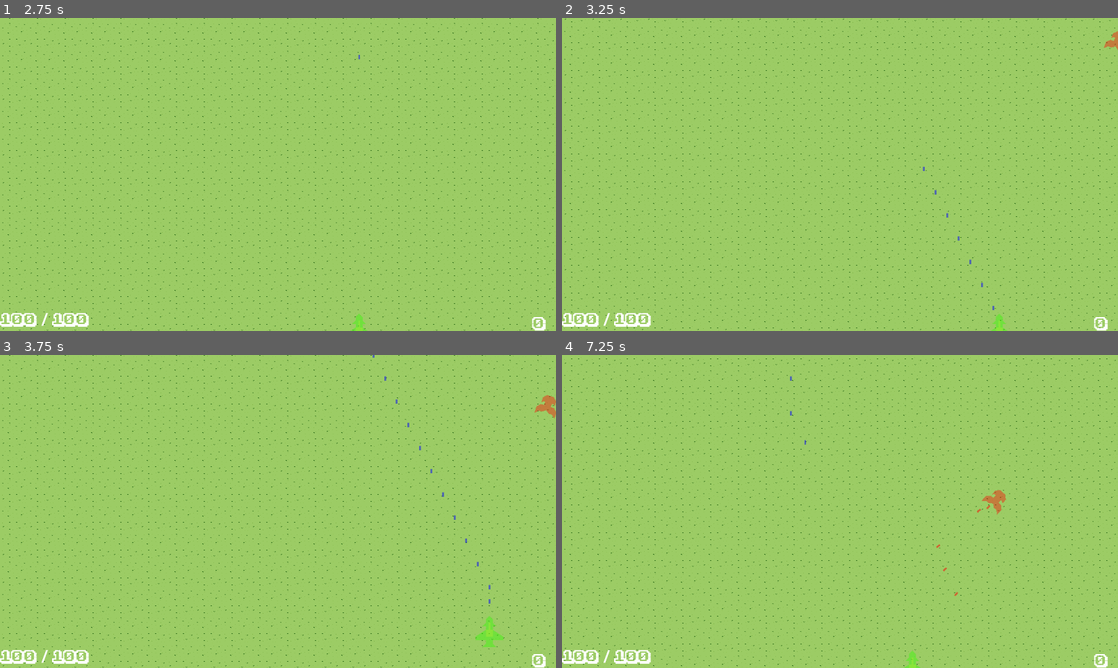
Above: before the commit, frames 1-4 (two rows, left to right).
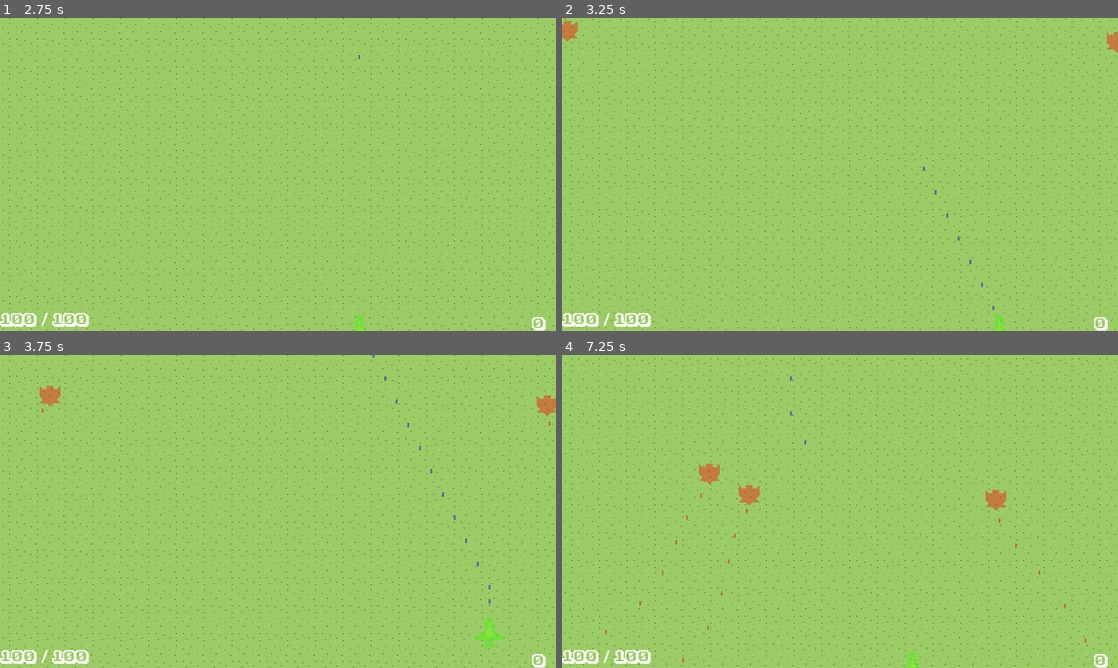
Above: after the commit, the same moments.

Repository: mmyumu/OVNI-godot
Game: Godot game, scene res://menu.tscn
Same seed, same stepped clock (60 frames per second), same inputs: the game is played once before the commit and once after it.
Inputs (mouse positions are in pixels of both pictures, inside the frame that each line leads up to):
- Up to frame 1 (2.75 s): click "Start" at 0.5 s; tap Enter at 1.25 s; move the mouse to (400, 158) at 1.27 s; hold Right (move_right) 1.28-2.03 s; hold Space (shoot) 1.28-2.03 s; click (400, 158) at 1.42 s; move the mouse to (166, 190) at 2.02 s; hold Down (move_down) from 2.03 s (still down); tap Space (shoot) at 2.1 s
- Up to frame 2 (3.25 s): move the mouse to (895, 105) at 2.77 s; release Down (move_down) at 2.78 s; hold Right (move_right) from 2.78 s (still down); hold Space (shoot) from 2.78 s (still down)
- Up to frame 3 (3.75 s): move the mouse to (250, 574) at 3.52 s; release Right (move_right) at 3.53 s; release Space (shoot) at 3.53 s; hold Up (move_up) from 3.53 s (still down); tap Space (shoot) at 3.6 s; click (250, 574) at 3.67 s
- Up to frame 4 (7.25 s): move the mouse to (1006, 558) at 4.27 s; release Up (move_up) at 4.28 s; hold Space (shoot) 4.28-5.03 s; hold Left (move_left) 4.28-5.78 s; move the mouse to (673, 464) at 5.02 s; tap Space (shoot) at 5.1, 6.6 s; move the mouse to (867, 511) at 5.77 s; hold Down (move_down) 5.78-6.53 s; hold Space (shoot) 5.78-6.53 s; click (867, 511) at 5.92 s; move the mouse to (756, 433) at 6.52 s; hold Right (move_right) from 6.53 s (still down)

Frame 1 is identical in both runs. In frame 2, 0.2% of the frame differs, in the area x 0-100%, y 0-12%; in frame 3, 0.3%; in frame 4, 0.6%, in the area x 7-95%, y 34-99%.

Commit message:
Add restart in spawner/behavior and use step in scenario

Diff:
--- a/shootemup/levels/scenarios/scenario01.gd
+++ b/shootemup/levels/scenarios/scenario01.gd
@@ -1,18 +1,31 @@
 extends Scenario
+
+var step = -1
 
 func _ready():
 	super._ready()
 
 func _process(delta):
 	super._process(delta)
-	if $TrackerSpawner.is_depleted():
-		$TrackerSpawner2.start()
 
-	if $TrackerSpawner2.is_depleted():
-		scenario_completed.emit()
+	if step == 0:
+		$FighterSpawnerLeft.start()
+		$FighterSpawnerRight.start()
+
+		if $FighterSpawnerLeft.is_depleted() and $FighterSpawnerRight.is_depleted():
+			set_step(1)
+			$FighterSpawnerLeft.restart()
+			$FighterSpawnerRight.restart()
+	elif step == 1:
+		if $FighterSpawnerLeft.is_depleted() and $FighterSpawnerRight.is_depleted():
+			scenario_completed.emit()
 
 func start():
-	$TrackerSpawner.start(true)
+	set_step(0)
 
 func stop():
 	pass
+
+func set_step(step_number):
+	step = step_number
+	print("Scenario: %s -> set step to %s" % [name, step])
--- a/shootemup/levels/scenarios/scenario01.tscn
+++ b/shootemup/levels/scenarios/scenario01.tscn
@@ -2,25 +2,25 @@
 
 [ext_resource type="Script" path="res://shootemup/levels/scenarios/scenario01.gd" id="1_jdo17"]
 [ext_resource type="PackedScene" uid="uid://vtfrt2arq76r" path="res://shootemup/levels/spawners/spawner.tscn" id="2_7i6sp"]
-[ext_resource type="PackedScene" uid="uid://dww5wwd7qde02" path="res://shootemup/units/enemies/tracker_enemy.tscn" id="3_85wtt"]
-[ext_resource type="PackedScene" uid="uid://d0ntroeuo47fn" path="res://shootemup/units/enemies/burst_tracker_enemy.tscn" id="4_jsv4q"]
 [ext_resource type="PackedScene" uid="uid://yj50gy0yj403" path="res://shootemup/levels/spawners/single_spawner_behavior.tscn" id="5_475qe"]
+[ext_resource type="PackedScene" uid="uid://16f74as41n6i" path="res://shootemup/units/enemies/fighter_enemy.tscn" id="6_87dce"]
+[ext_resource type="PackedScene" uid="uid://ctcqt23i86kfk" path="res://shootemup/units/enemies/burst_fighter_enemy.tscn" id="7_jtggt"]
 
 [node name="Scenario01" type="Node2D"]
 script = ExtResource("1_jdo17")
 
-[node name="TrackerSpawner" parent="." instance=ExtResource("2_7i6sp")]
+[node name="FighterSpawnerRight" parent="." instance=ExtResource("2_7i6sp")]
 position = Vector2(1312, -100)
 polygon = PackedVector2Array(0, -4, 100, -4, 100, 100, 0, 100)
-enemies_scenes = Array[PackedScene]([ExtResource("3_85wtt"), ExtResource("4_jsv4q")])
+enemies_scenes = Array[PackedScene]([ExtResource("6_87dce"), ExtResource("7_jtggt")])
 
-[node name="SingleSpawnerBehavior" parent="TrackerSpawner" instance=ExtResource("5_475qe")]
+[node name="SingleSpawnerBehavior" parent="FighterSpawnerRight" instance=ExtResource("5_475qe")]
 spawn_count = 1
 
-[node name="TrackerSpawner2" parent="." instance=ExtResource("2_7i6sp")]
+[node name="FighterSpawnerLeft" parent="." instance=ExtResource("2_7i6sp")]
 position = Vector2(-132, -100)
 polygon = PackedVector2Array(0, -4, 100, -4, 100, 100, 0, 100)
-enemies_scenes = Array[PackedScene]([ExtResource("3_85wtt"), ExtResource("4_jsv4q")])
+enemies_scenes = Array[PackedScene]([ExtResource("6_87dce"), ExtResource("7_jtggt")])
 
-[node name="SingleSpawnerBehavior" parent="TrackerSpawner2" instance=ExtResource("5_475qe")]
+[node name="SingleSpawnerBehavior" parent="FighterSpawnerLeft" instance=ExtResource("5_475qe")]
 spawn_count = 2
--- a/shootemup/levels/spawners/single_spawner_behavior.gd
+++ b/shootemup/levels/spawners/single_spawner_behavior.gd
@@ -3,7 +3,7 @@
 @export_range(0, 10, 0.01) var spawn_period: float = 1
 @export var spawn_count: int = 3
 
-var spawn_counter = 0
+var spawned_counter = 0
 
 
 func _ready():
@@ -21,13 +21,17 @@
 	super.stop()
 	$SpawnTimer.stop()
 
+func restart():
+	spawned_counter = 0
+	start()
+
 func is_over():
-	return spawn_counter >= spawn_count
+	return spawned_counter >= spawn_count
 
 func _on_spawn_timer_timeout():
 	var spawn_position = $BoundariesUtil.get_random_position()
 	spawn_triggered.emit(spawn_position)
-	spawn_counter += 1
+	spawned_counter += 1
 
 	if spawn_count > 0 and is_over():
 		stop()
--- a/shootemup/levels/spawners/spawner.gd
+++ b/shootemup/levels/spawners/spawner.gd
@@ -14,11 +14,9 @@
 func _ready():
 	for child in get_children():
 		if child is Behavior:
-#		if child.is_in_group("Behavior"):
 			child.spawn_triggered.connect(_on_spawn_triggered)
 			behaviors.append(child)
 			child.set_polygon(polygon)
-
 
 func _process(delta):
 	pass
@@ -35,6 +33,10 @@
 	_is_started = false
 	for behavior in behaviors:
 		behavior.stop()
+
+func restart():
+	for behavior in behaviors:
+		behavior.restart()
 
 func _on_spawn_triggered(spawn_position):
 	spawn(spawn_position)
@@ -64,10 +66,13 @@
 	return true
 
 func is_depleted():
+	return is_over() and len(get_enemies()) == 0
+
+func get_enemies():
 	var valid_enemies = []
 	for enemy in current_enemies:
 		if is_instance_valid(enemy):
 			valid_enemies.append(enemy)
 		else:
 			current_enemies.erase(enemy)
-	return is_over() and len(valid_enemies) == 0
+	return valid_enemies
--- a/shootemup/levels/spawners/wave_spawner_behavior.gd
+++ b/shootemup/levels/spawners/wave_spawner_behavior.gd
@@ -18,6 +18,10 @@
 
 func stop():
 	$SpawnTimer.stop()
+
+func restart():
+	spawned_wave_counter = 0
+	start()
 
 func is_over():
 	return spawned_wave_counter >= wave_count
